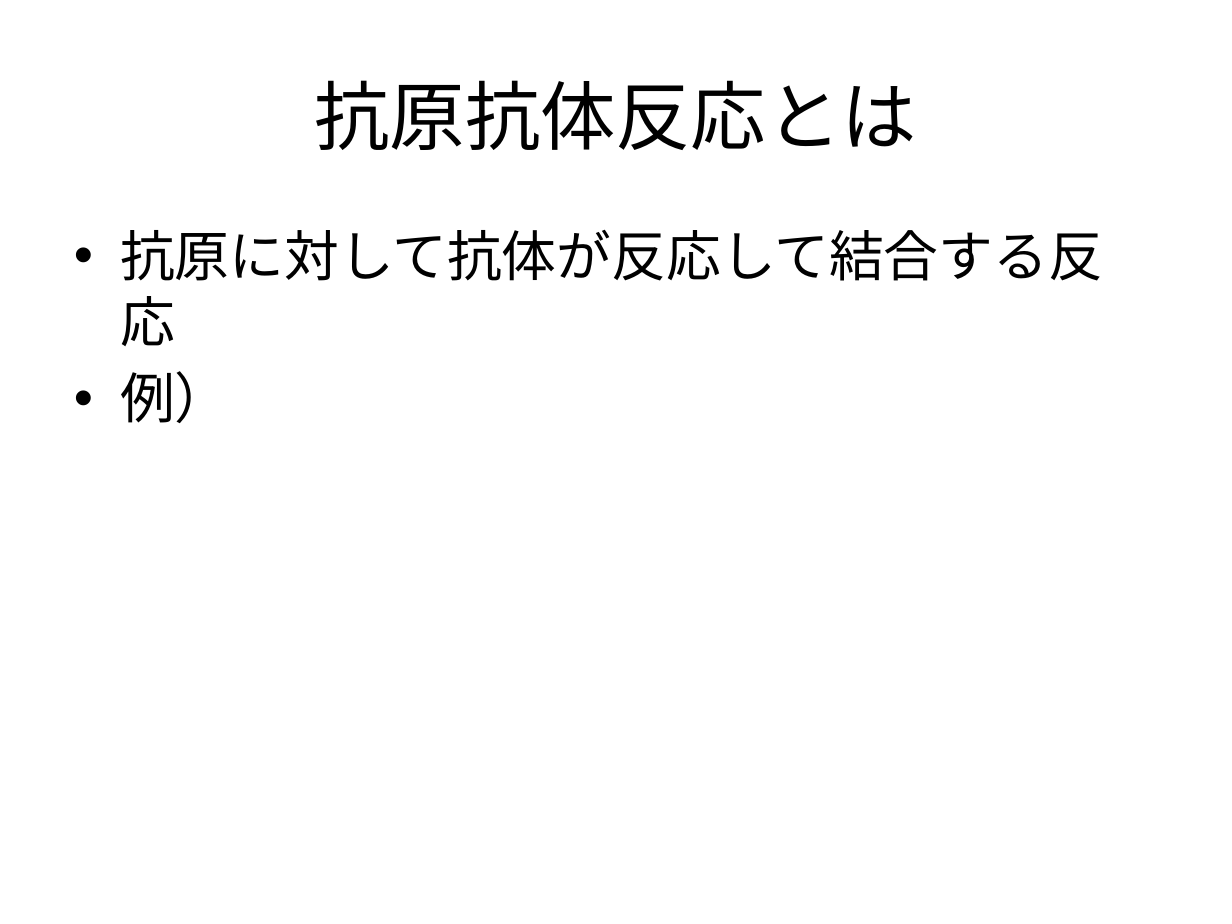
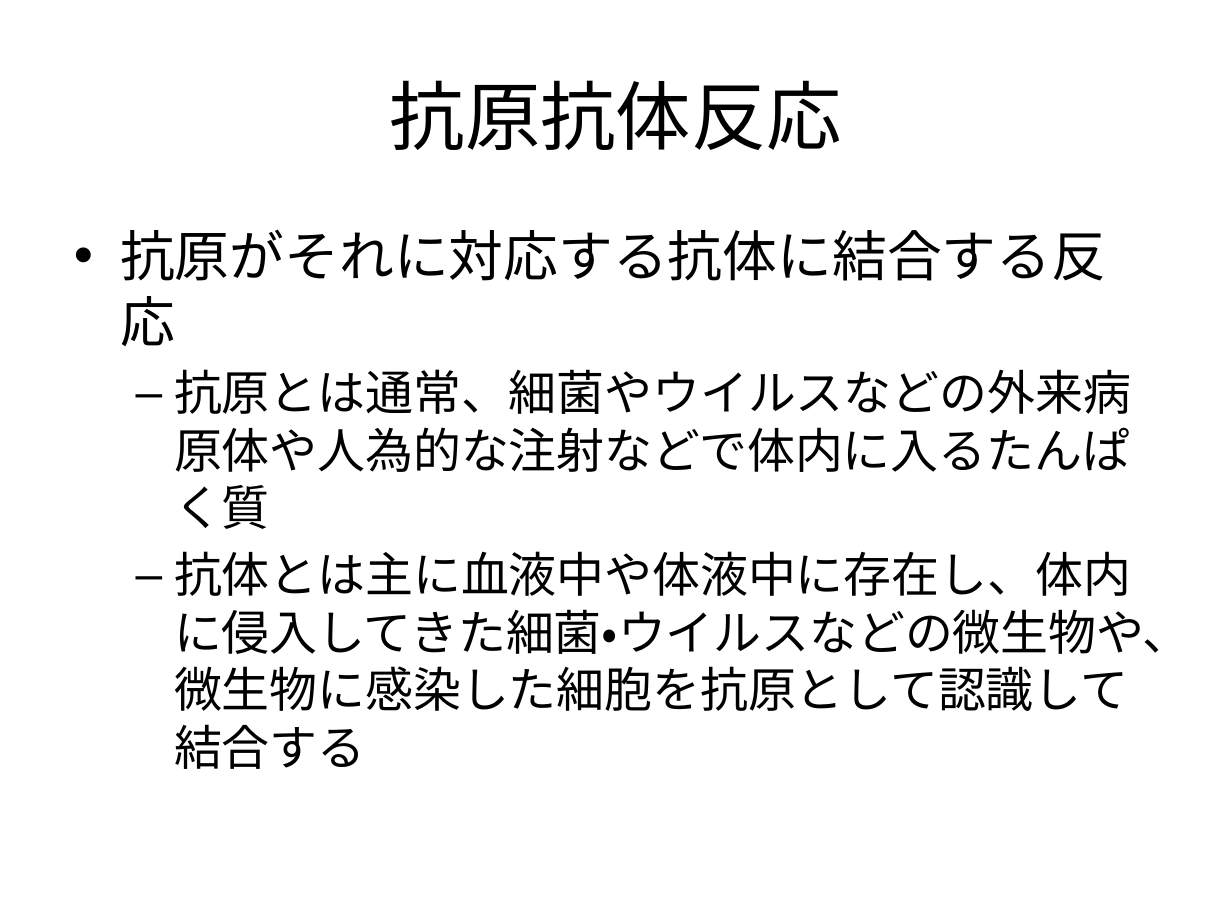
Before and after one commit to nkud/Research-BB, a slide deck: slide 8 of ppt/卒業研究.pptx. Drawn at 1232x924 pixels with LibreOffice and Linux fonts; fonts in the diff are those of the drawing. Boxes give left, top, right and bottom in pixels: in the first picture for what was removed or moved away, otherwise in the second. Text is boxed around its words. In the diff, an @@ line names an element or a change of style, - is before the commit and + after.

```diff
--- a/ppt/卒業研究.pptx
+++ b/ppt/卒業研究.pptx
@@ title at box(390, 80, 842, 150): text changed @@
-抗原抗体反応とは
+抗原抗体反応
@@ text at box(120, 229, 1191, 769): text changed; size 32 to 28 pt @@
-• 抗原に対して抗体が反応して結合する反応
-• 例）
+• 抗原がそれに対応する抗体に結合する反応
+  – 抗原とは通常、細菌やウイルスなどの外来病原体や人為的な注射などで体内に入るたんぱく質
+  – 抗体とは主に血液中や体液中に存在し、体内に侵入してきた細菌・ウイルスなどの微生物や、微生物に感染した細胞を抗原として認識して結合する
```
Also in this commit, not shown: 8 other slides changed.
